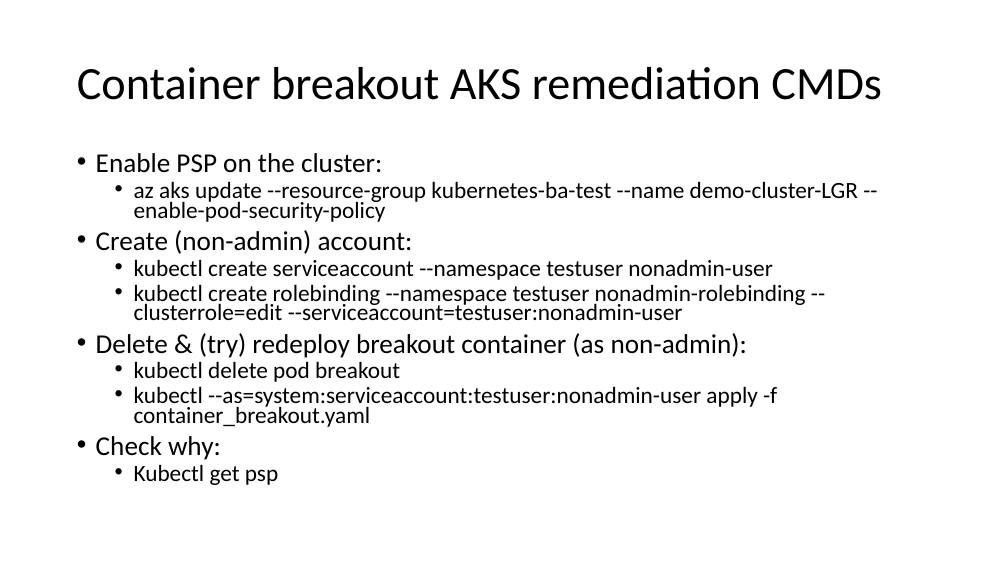
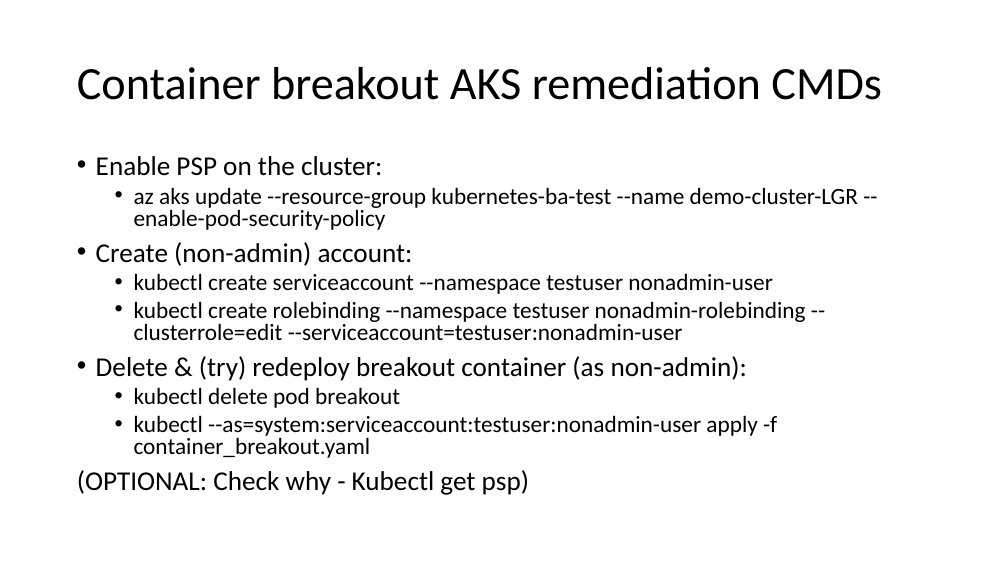
Before and after one commit to gramsimamsi/bachelorThesis, a slide deck: slide 26 of Screenshots.pptx. Drawn at 1008x567 pixels with LibreOffice and Linux fonts; fonts in the diff are those of the drawing. Boxes give left, top, right and bottom in pixels: in the first picture for what was removed or moved away, otherwise in the second. Text is boxed around its words. In the diff, an @@ line names an element or a change of style, - is before the commit and + after.

Commit message:
change to risk estimate - default aks config DOES allow privileged containers!

```diff
--- a/Screenshots.pptx
+++ b/Screenshots.pptx
@@ text at (96, 156, 858, 458): line spacing 0.7 to 0.8 @@
@@ text at (77, 470, 529, 495): text changed; size 22.2 to 25.9 pt @@
-• Check why:
-  • Kubectl get psp
+(OPTIONAL: Check why - Kubectl get psp)
```
Also in this commit, not shown: 1 other slide changed, 3 other files.
